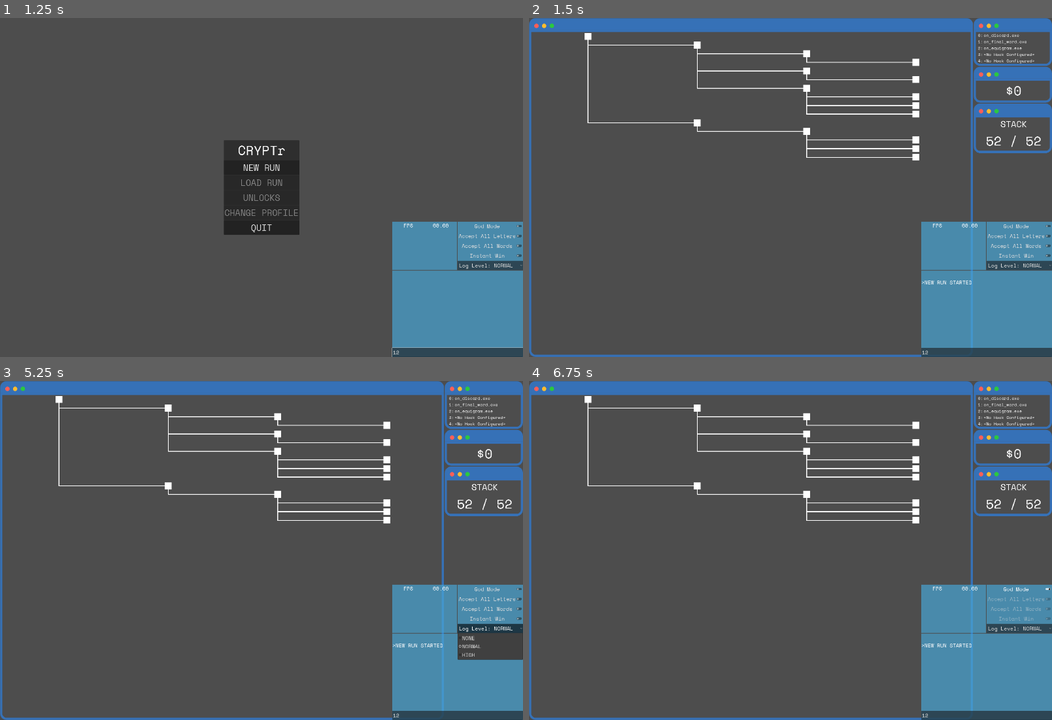
Above: before the commit, frames 1-4 (two rows, left to right).
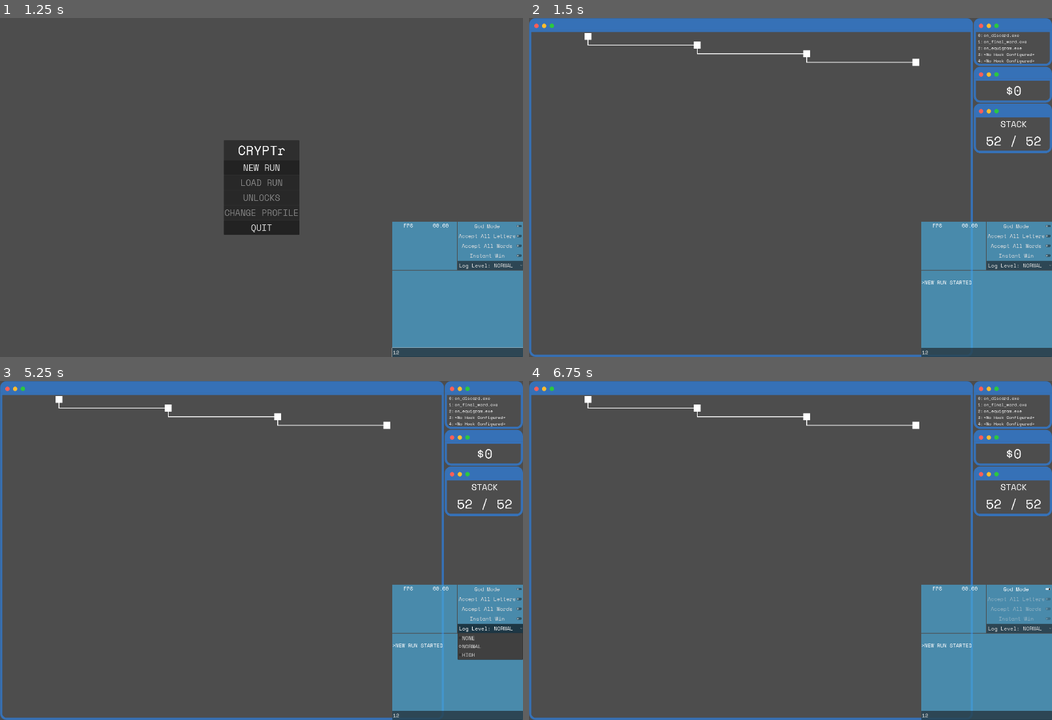
Above: after the commit, the same moments.

Repository: LucasMc17/CRYPTr
Game: Godot game, scene res://root.tscn
Same seed, same stepped clock (60 frames per second), same inputs: the game is played once before the commit and once after it.
Inputs (mouse positions are in pixels of both pictures, inside the frame that each line leads up to):
- Up to frame 1 (1.25 s): click (460, 353) at 0.52 s; type "12" at 0.6 s
- Up to frame 2 (1.5 s): click "NEW RUN" at 1.25 s
- Up to frame 3 (5.25 s): click "Accept All Letters" at 2 s; click "Accept All Letters" at 2.75 s; click "Accept All Words" at 3.5 s; click "Accept All Words" at 4.25 s; click "Log Level: NORMAL" at 5 s
- Up to frame 4 (6.75 s): click "Log Level: NORMAL" at 5.75 s; click "God Mode" at 6.5 s

Frame 1 is identical in both runs. In frame 2, 1.2% of the frame differs, in the area x 11-75%, y 8-43%; in frame 3, 1.2%; in frame 4, 1.2%.

Commit message:
reward money for completing encounters

Diff:
--- a/globals/events.gd
+++ b/globals/events.gd
@@ -19,7 +19,8 @@
 			"remaining_discards",
 			"word",
 			"types",
-			"attempts_remaining"
+			"attempts_remaining",
+			"amount"
 	])
 
 	func _init(param_event : String):
@@ -70,6 +71,18 @@
 signal run_lost(params : ParamsObject)
 func emit_run_lost():
 	run_lost.emit(ParamsObject.new("RUN LOST"))
+
+
+## Emitted when the player receives or loses money. Amount can be positive or negative.
+signal money_changed(params : MoneyChangedParams)
+class MoneyChangedParams extends ParamsObject:
+	var amount : int
+
+	func _init(param_event : String, param_amount : int):
+		amount = param_amount
+		super(param_event)
+func emit_money_changed(amount : int):
+	money_changed.emit(MoneyChangedParams.new("MONEY CHANGED", amount))
 
 
 ## Emitted when a run is paused.
--- a/globals/player.gd
+++ b/globals/player.gd
@@ -56,6 +56,8 @@
 var hooks : Array[Hook] = []
 ## The player's currently collected Functions.
 var functions : Array[Function] = []
+## THe player's money.
+var money := 0
 
 ## Resets all the run variables to their default value so that a new run can begin from a clean slate.
 func reset_run() -> void:
@@ -102,3 +104,9 @@
 				result.append(cryptograph.duplicate())
 	stack = result
 	current_stack = stack
+
+
+## Change the player's money by a set amount, positive or negative, and fire global event to update UI.
+func change_money(amount : int):
+	money += amount
+	Events.emit_money_changed(amount)
--- a/resources/encounters/encounter.gd
+++ b/resources/encounters/encounter.gd
@@ -15,6 +15,8 @@
 ## The level of the current encounter within its encounter tree. The root of an encounter tree will always have a security level of 0, whereas
 ## it's branches will have a level of 1, their branches a level of 2, etc.
 @export var security_level := 0
+## The monetary reward for completing the encounter.
+@export var reward : int
 
 @export_group("Branches")
 ## The parent encounter instance of the current encounter instance. This encounter resource will be included in the `branches` array of its parent.
@@ -61,6 +63,7 @@
 	self.distance_from_end = enc_distance_from_end
 	self.parent = enc_parent_node
 	self.session_depth = enc_session_depth
+	reward = enc_security_level + 3 - randi_range(0, 2)
 	if !enc_parent_node:
 		self.relative_y = 0
 	else:
--- /dev/null
+++ b/slices/run/player_status/money_window/money_window.gd
@@ -0,0 +1,10 @@
+extends PanelContainer
+
+@onready var _money_label := %MoneyLabel
+
+func _ready():
+	Events.money_changed.connect(_on_money_changed)
+
+
+func _on_money_changed(_params : Events.ParamsObject):
+	_money_label.text = "$" + str(Player.money)
--- a/slices/run/player_status/money_window/money_window.tscn
+++ b/slices/run/player_status/money_window/money_window.tscn
@@ -1,4 +1,6 @@
-[gd_scene format=3 uid="uid://bak3l75x1r3yb"]
+[gd_scene load_steps=2 format=3 uid="uid://bak3l75x1r3yb"]
+
+[ext_resource type="Script" uid="uid://c1221tarmmvi4" path="res://slices/run/player_status/money_window/money_window.gd" id="1_wmwk4"]
 
 [node name="MoneyWindow" type="PanelContainer"]
 anchors_preset = 15
@@ -7,8 +9,10 @@
 grow_horizontal = 2
 grow_vertical = 2
 theme_type_variation = &"WindowPanel"
+script = ExtResource("1_wmwk4")
 
-[node name="Label" type="Label" parent="."]
+[node name="MoneyLabel" type="Label" parent="."]
+unique_name_in_owner = true
 layout_mode = 2
 theme_type_variation = &"LabelExtraBig"
 text = "$0"
--- a/slices/run/states/encounter/encounter.gd
+++ b/slices/run/states/encounter/encounter.gd
@@ -63,6 +63,7 @@
 	Player.current_stack = Player.stack
 	Events.refresh_stack.emit()
 	Events.emit_match_won()
+	Player.change_money(encounter.reward)
 	if DebugNode.command_args.is_debug_encounter:
 		get_tree().quit(0)
 	else:
Not shown, added: slices/run/player_status/money_window/money_window.gd.uid
